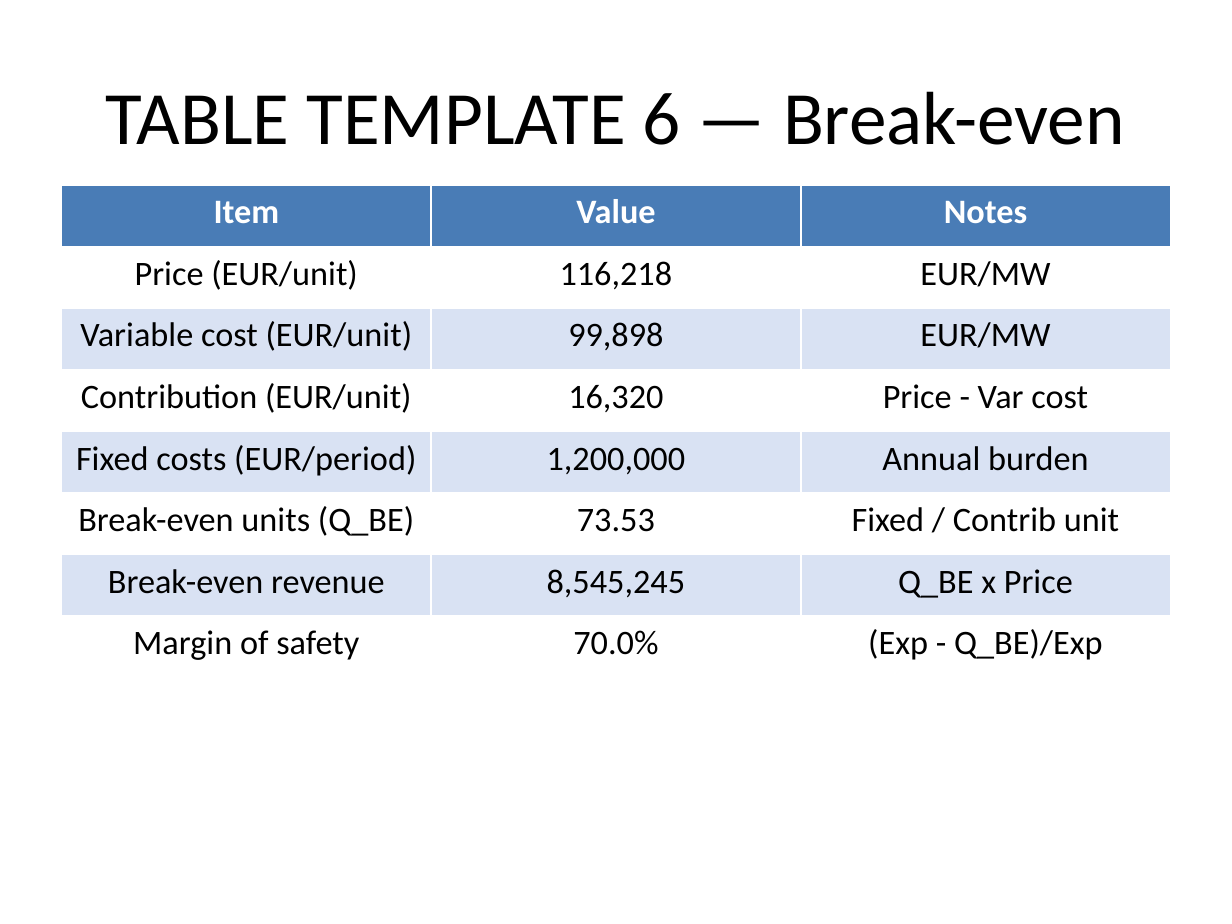
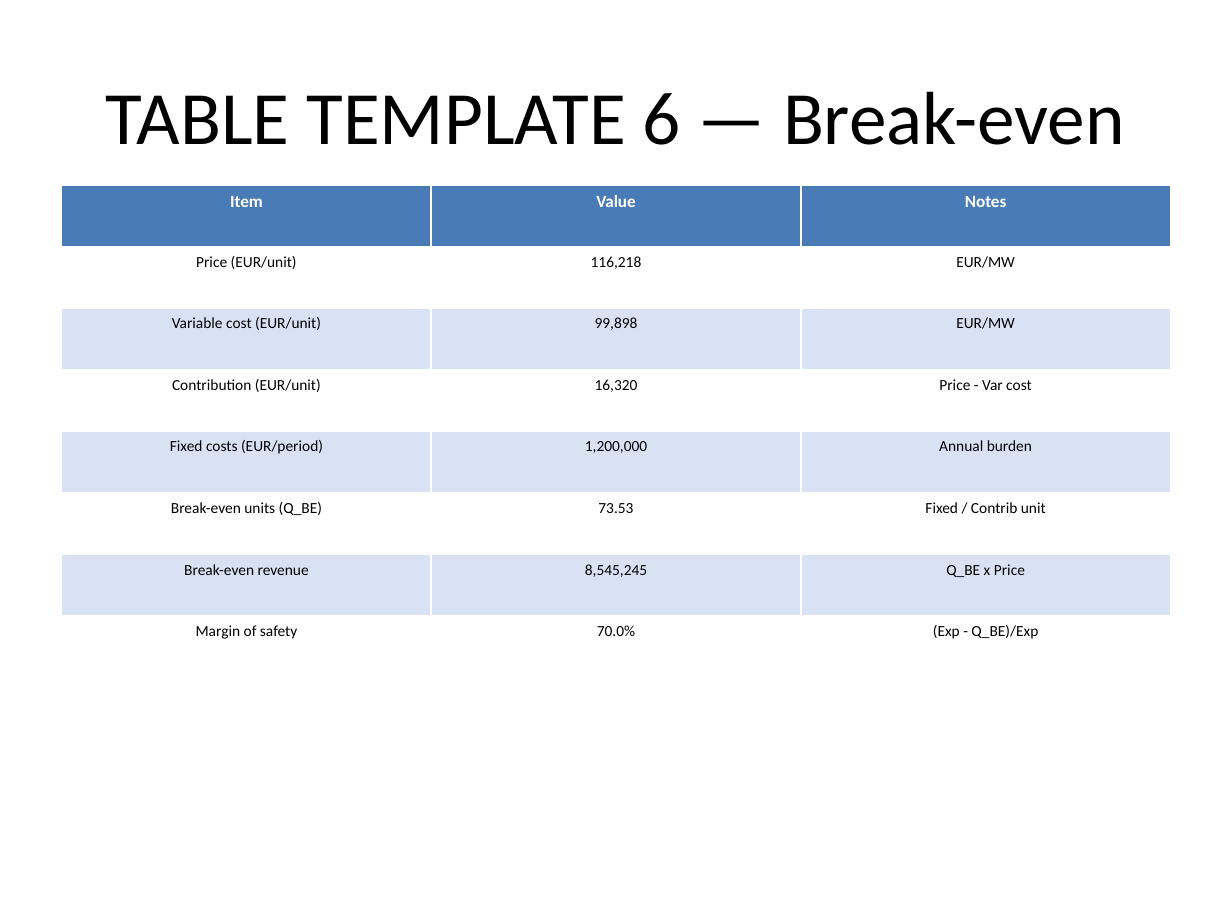
Before and after one commit to tchalt/Python-Case-Study-Analysis, a slide deck: slide 8 of Production_Financial_Plan_Presentation.pptx. Drawn at 1232x924 pixels with LibreOffice and Linux fonts; fonts in the diff are those of the drawing. Boxes give left, top, right and bottom in pixels: in the first picture for what was removed or moved away, otherwise in the second. Text is boxed around its words. In the diff, an @@ line names an element or a change of style, - is before the commit and + after.

```diff
--- a/Production_Financial_Plan_Presentation.pptx
+++ b/Production_Financial_Plan_Presentation.pptx
@@ table at <box>62,185,1170,678</box> @@
@@ size 20 to 10 pt in "Item", "Value", "Notes" @@
@@ size 20 to 9 pt @@
```
Also in this commit, not shown: 8 other slides changed, 1 slide removed, 1 other file.
